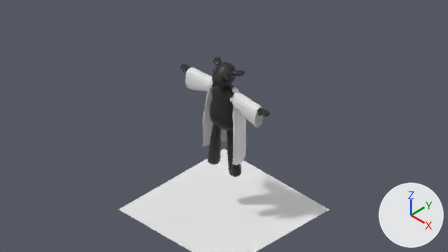
One commit to the Blender file Dan Models/Sheep.blend: the scene before it, then after it.
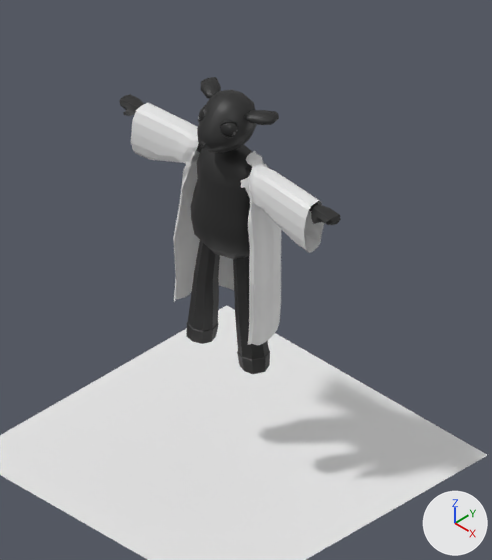
Old and new are each drawn from the file's camera 'Camera' and again close up on the part from 30% to 74% of the width and 10% to 100% of the height. Lighting does not change. The marker at lower right points along +X, +Y and +Z.

The first close-up shows 'Arms & Legs', 'Ears', 'Floor', 'Head', 'Main body', 'Plane'.
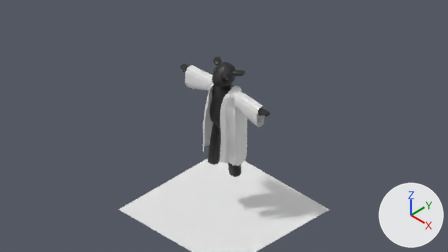
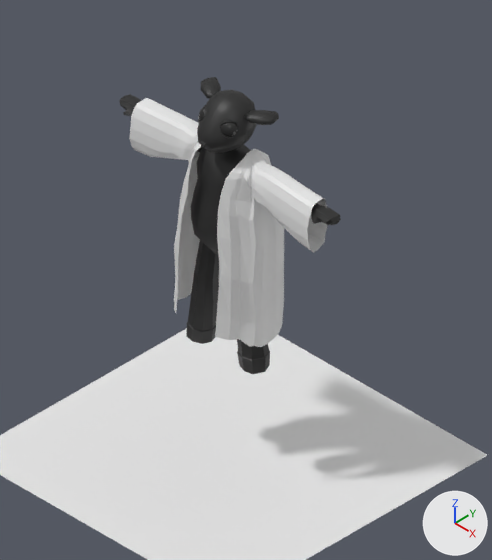
Diff of the bpy script that builds the scene:
```diff
--- a/Dan Models/Sheep.blend.py
+++ b/Dan Models/Sheep.blend.py
@@ me_plane_001 @@
 # used by ob_plane; location = (0.0, 0.0, 0.0)
-me_plane_001.from_pydata(...)  # 333 vertices, 290 faces; spans x -0.058..0.667, y -0.119..0.255, z -0.464..0.672
+me_plane_001.from_pydata(...)  # 383 vertices, 354 faces; spans x 0.0..0.667, y -0.242..0.253, z -0.464..0.669
+# me_plane_001 part 1
+# 19 vertices are removed from x 0.132..0.288, y -0.115..0.143, z -0.041..0.672
+# 24 faces are deleted
+# 5 vertices in x 0.028..0.184, y 0.037..0.213, z -0.441..0.661 move by (-0.028, 0.0, 0.0)
+# 3 vertices in x 0.001..0.263, y -0.015..0.236, z -0.295..0.619 move by (-0.001, 0.0, 0.0)
+# 3 vertices in x 0.228..0.262, y 0.113..0.131, z 0.418..0.52 move by (0.0, -0.002, 0.0)
+# 3 vertices in x 0.239..0.257, y 0.134..0.179, z -0.288..0.44 move by (0.0, -0.005, 0.0)
+# 3 vertices in x 0.027..0.161, y 0.013..0.223, z -0.299..0.665 move by (-0.027, 0.0, 0.0)
+# 3 vertices in x 0.208..0.209, y 0.006..0.049, z 0.638..0.641 move by (-0.01, 0.0, 0.0)
+# 112 vertices move from x -0.058..0.316, y -0.102..0.255, z -0.449..0.671 to x 0.0..0.307, y -0.102..0.253, z -0.449..0.669
+# 69 vertices are added at x 0.003..0.27, y -0.242..0.176, z -0.398..0.669
+# 88 new faces join them
@@ ob_plane @@
 ob_plane = bpy.data.objects.new('Plane', me_plane_001)
-ob_plane.location = (0.0, 0.0, 0.0)
+ob_plane.location = (0.0, 0.011, 0.0)
+ob_plane.scale = (1.03, 1.03, 1.03)
 _m = ob_plane.modifiers.new('Mirror', 'MIRROR')
```

Boxes [x1, y1, x2, y2] around the edits, measured in the close-ups (492 x 560 px):
'Plane', reshaped, moved, rescaled
    before: [131, 103, 324, 345]
    after: [129, 98, 328, 347]
part 1 of me_plane_001, built on
    before: [173, 136, 280, 323]
    after: [173, 133, 283, 347]
